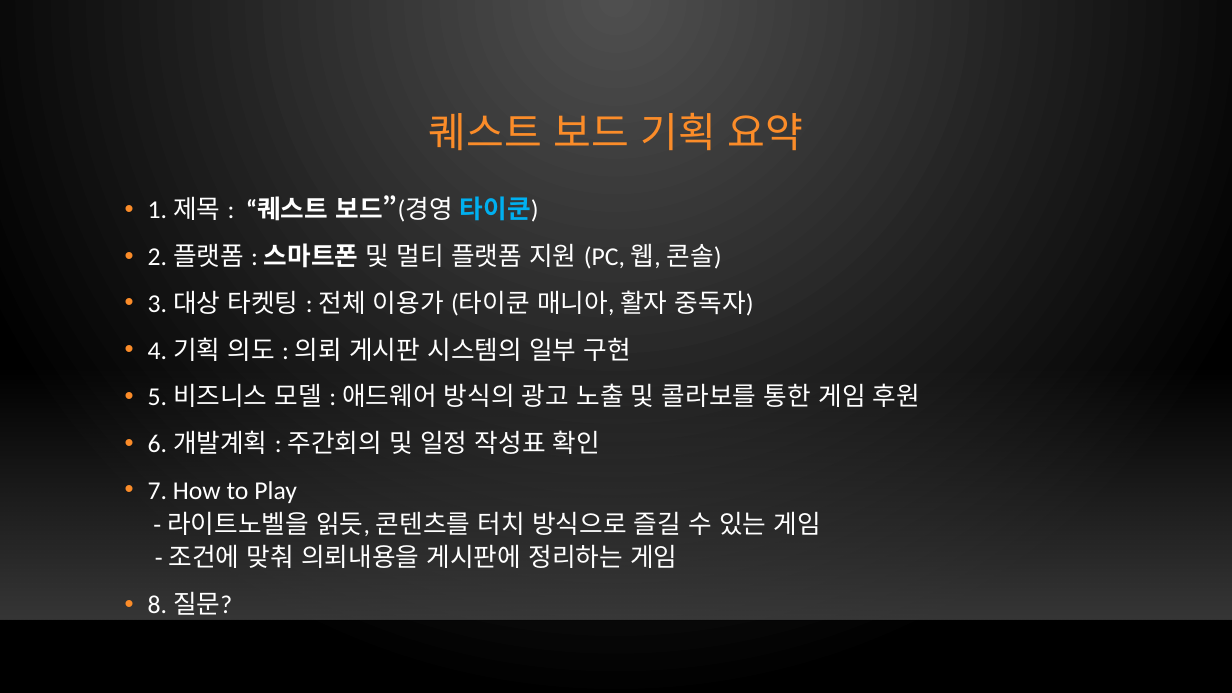
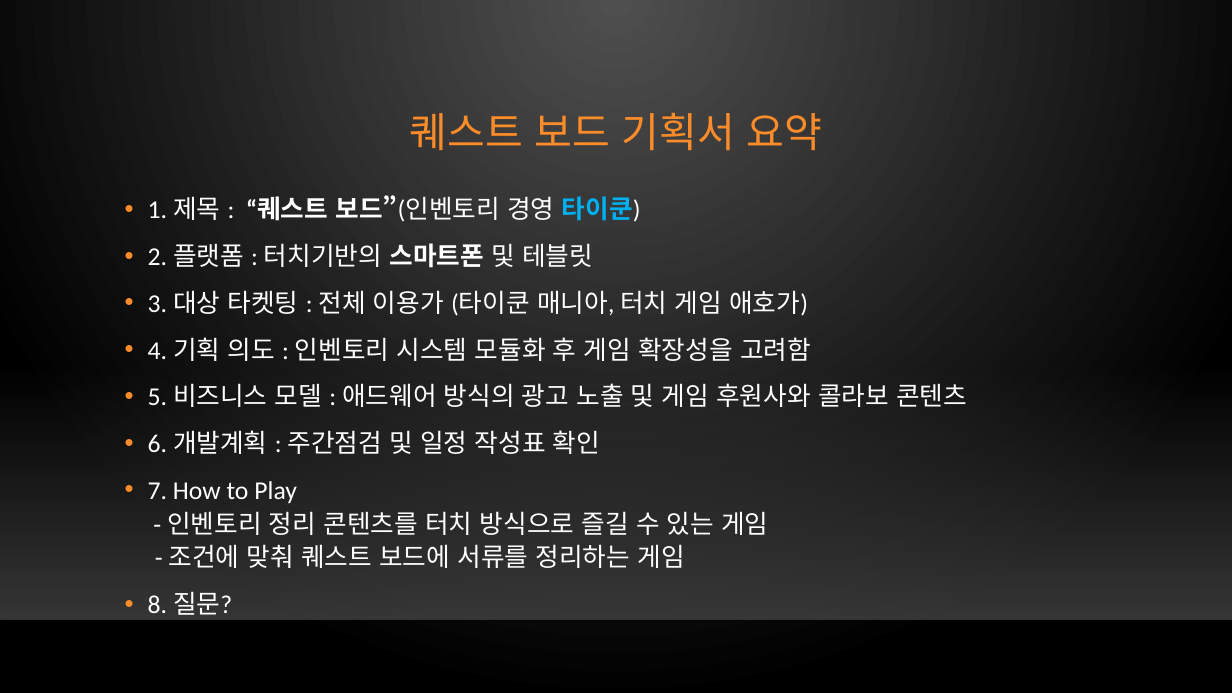
Before and after one commit to xqiwipx/first_project, a slide deck: slide 28 of Kims_project.pptx (slide 29 before the commit). Drawn at 1232x693 pixels with LibreOffice and Linux fonts; fonts in the diff are those of the drawing; background and template pictures are left out. Boxes give left, top, right and bottom in pixels: in the first picture for what was removed or moved away, otherwise in the second. Text is boxed around its words. In the diff, an @@ line names an element or a change of style, - is before the commit and + after.

Commit message:
Update Kims_project.pptx
내용 수정

```diff
--- a/Kims_project.pptx
+++ b/Kims_project.pptx
@@ title at box(410, 112, 822, 150): text changed @@
-퀘스트 보드 기획 요약
+퀘스트 보드 기획서 요약
@@ text at box(148, 195, 967, 568): text changed @@
-• 1. 제목 : “퀘스트 보드”(경영 타이쿤)
-• 2. 플랫폼 : 스마트폰 및 멀티 플랫폼 지원 (PC, 웹, 콘솔)
-• 3. 대상 타켓팅 : 전체 이용가 (타이쿤 매니아, 활자 중독자)
-• 4. 기획 의도 : 의뢰 게시판 시스템의 일부 구현
-• 5. 비즈니스 모델 : 애드웨어 방식의 광고 노출 및 콜라보를 통한 게임 후원
-• 6. 개발계획 : 주간회의 및 일정 작성표 확인
-• 7. How to Play
-  - 라이트노벨을 읽듯, 콘텐츠를 터치 방식으로 즐길 수 있는 게임
-  - 조건에 맞춰 의뢰내용을 게시판에 정리하는 게임
+• 1. 제목 : “퀘스트 보드”(인벤토리 경영 타이쿤)
+• 2. 플랫폼 : 터치기반의 스마트폰 및 테블릿
+• 3. 대상 타켓팅 : 전체 이용가 (타이쿤 매니아, 터치 게임 애호가)
+• 4. 기획 의도 : 인벤토리 시스템 모듈화 후 게임 확장성을 고려함
+• 5. 비즈니스 모델 : 애드웨어 방식의 광고 노출 및 게임 후원사와 콜라보 콘텐츠
+• 6. 개발계획 : 주간점검 및 일정 작성표 확인
+• 7. How to Play
+  - 인벤토리 정리 콘텐츠를 터치 방식으로 즐길 수 있는 게임
+  - 조건에 맞춰 퀘스트 보드에 서류를 정리하는 게임
```
Also in this commit, not shown: 22 other slides changed, 1 slide removed.
